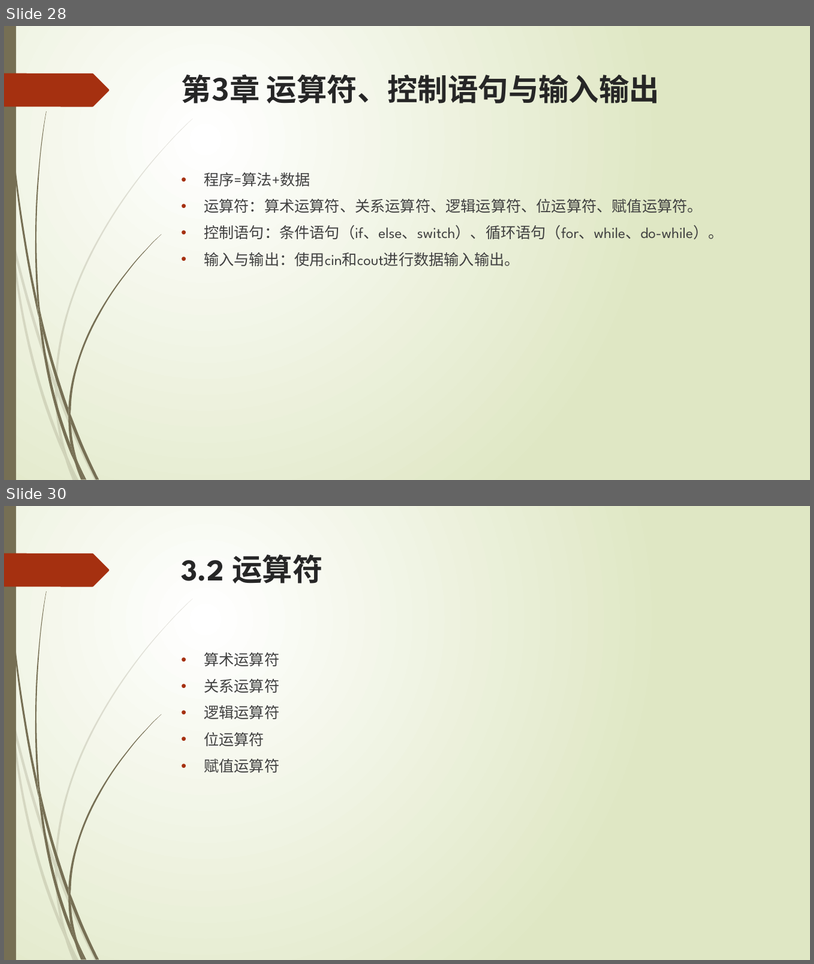
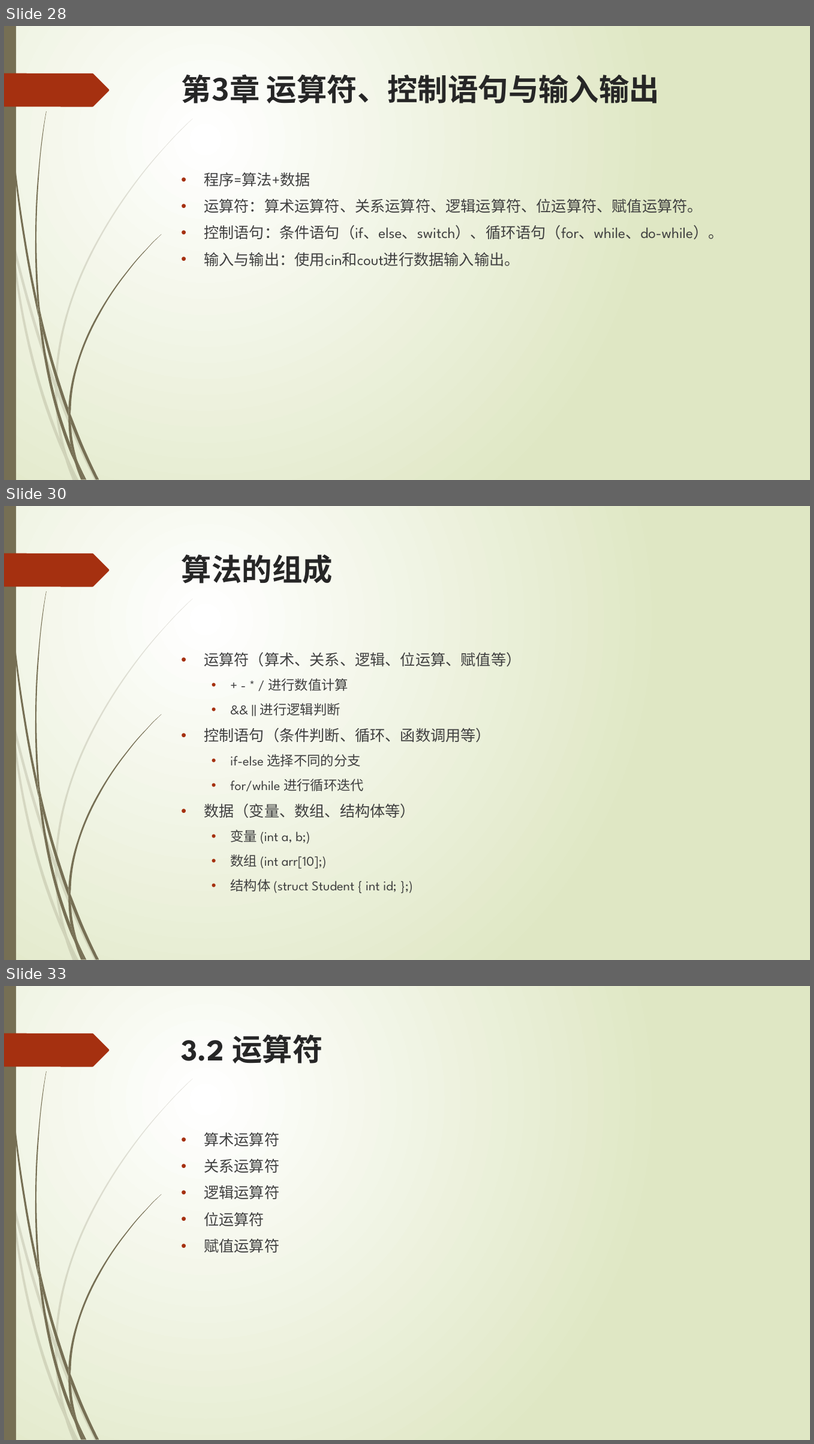
Before and after one commit to liuty2006/learn, a slide deck: learn_cpp/docs/C++语言培训.pptx. Shown one above the other, each under a label of ours: slides 28 and 30 before the commit, slides 28, 30 and 33 after it; the slides between them are not shown. The pictures are 814x964 and 814x1444 pixels, drawn with LibreOffice and Linux fonts; fonts in the diff are those of the drawing. Boxes give left, top, right and bottom in pixels: in the first picture for what was removed or moved away, otherwise in the second. Text is boxed around its words. In the diff, an @@ line names an element or a change of style, - is before the commit and + after.

```diff
--- a/learn_cpp/docs/C++语言培训.pptx
+++ b/learn_cpp/docs/C++语言培训.pptx
@@ slide 30 added at (4,506,810,960), background gradient #FFFFFF to #DFE8C4; not listed: 24 template elements that a slide beside it also shows @@
@@ title added at (182,555,333,583), 36 pt, text #262626, bold @@
+算法的组成
@@ text added at (204,652,521,893), 16 pt, text #404040 @@
+• 运算符（算术、关系、逻辑、位运算、赋值等）
+  • + - * / 进行数值计算
+  • && || 进行逻辑判断
+• 控制语句（条件判断、循环、函数调用等）
+  • if-else 选择不同的分支
+  • for/while 进行循环迭代
+• 数据（变量、数组、结构体等）
+  • 变量 (int a, b;)
+  • 数组 (int arr[10];)
+  • 结构体 (struct Student { int id; };)
@@ what was slide 30 is now slide 33 @@
```
Also in this commit, not shown: 1 slide changed, 2 other slides added, 2 other files.
